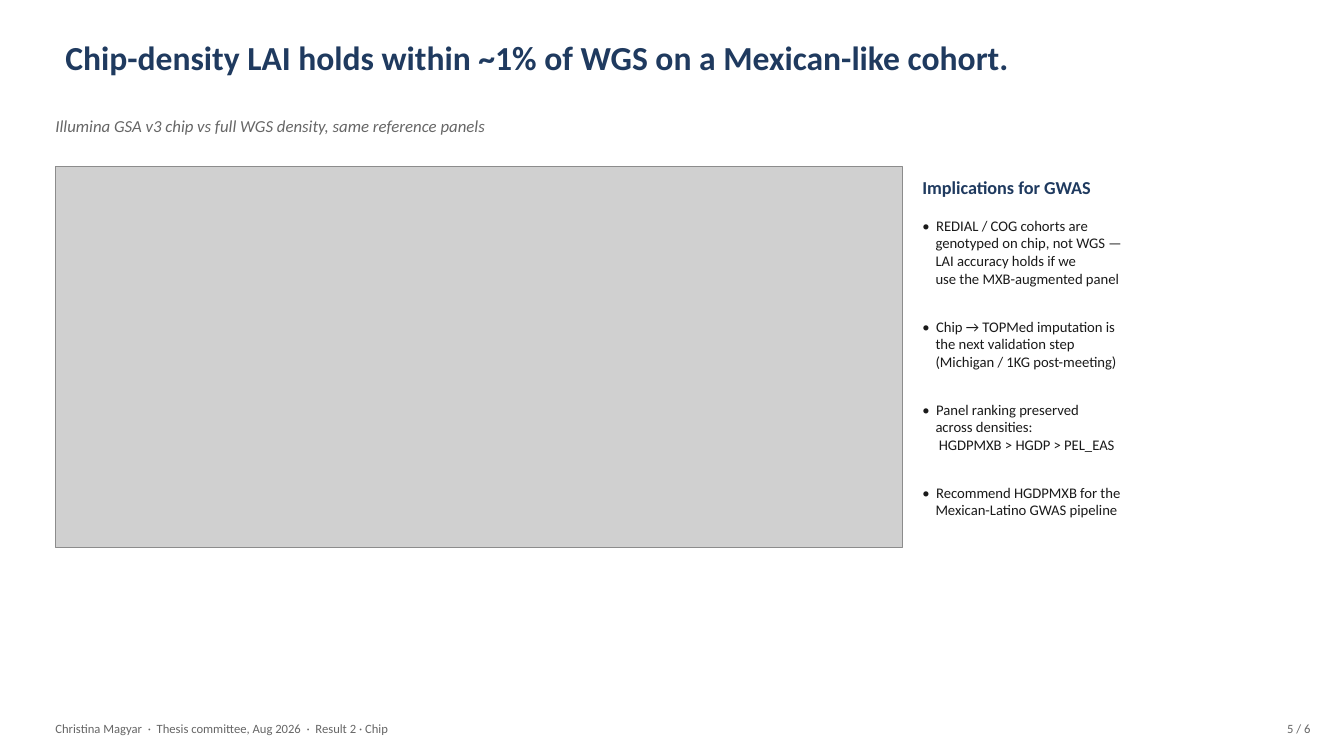
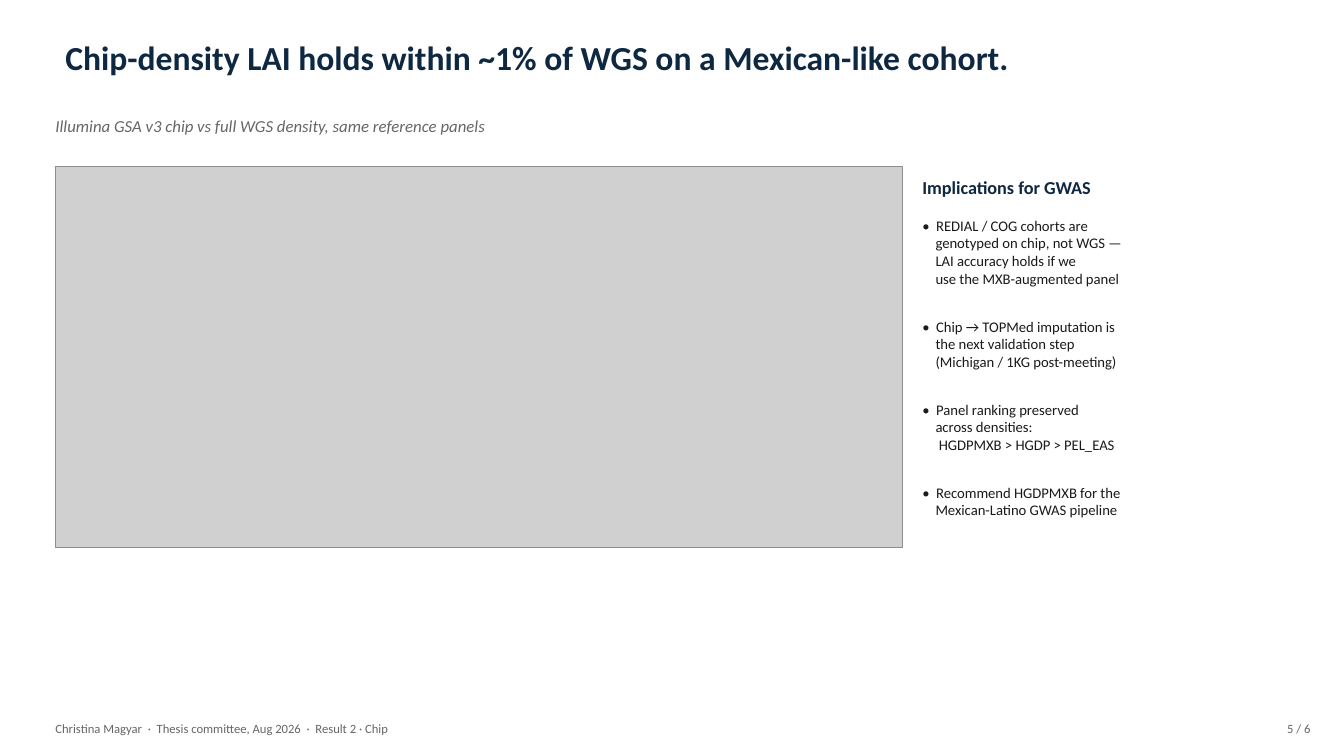
Before and after one commit to chrisrob3312/LAI-sims-accuracy, a slide deck: slide 5 of slides/thesis_committee_slides.pptx. Drawn at 1344x756 pixels with LibreOffice and Linux fonts; fonts in the diff are those of the drawing; grey boxes stand for pictures. Boxes give left, top, right and bottom in pixels: in the first picture for what was removed or moved away, otherwise in the second. Text is boxed around its words. In the diff, an @@ line names an element or a change of style, - is before the commit and + after.

```diff
--- a/slides/thesis_committee_slides.pptx
+++ b/slides/thesis_committee_slides.pptx
@@ text "Chip-density LAI holds within ~1% ..." at [65,46,1009,76]: text colour #1F3A5F to #0E2841 @@
@@ text "Implications for GWAS" at [922,181,1091,197]: text colour #1F3A5F to #0E2841 @@
```
Also in this commit, not shown: 5 other slides changed, 7 other files.
